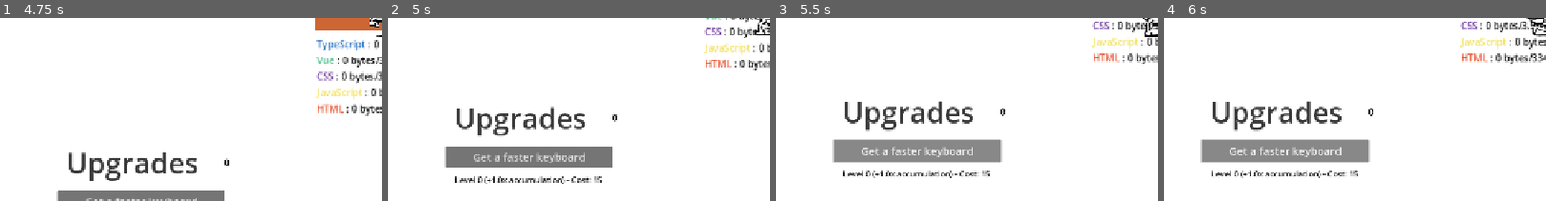
Above: before the commit, frames 1-4 (left to right).
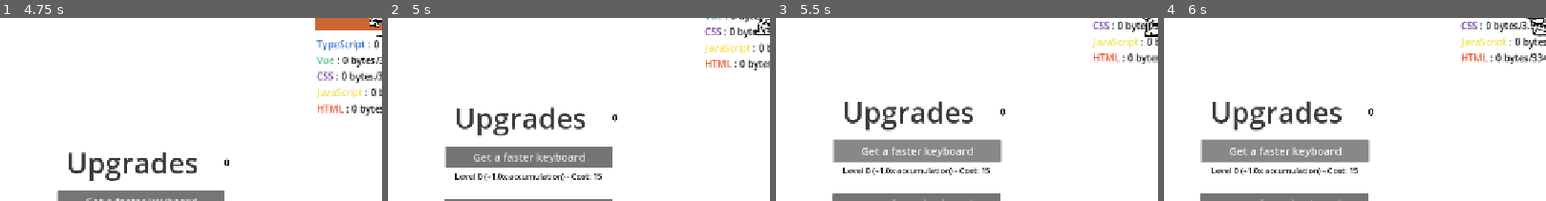
Above: after the commit, the same moments.

Repository: parsehex/git-outta-here
Game: Godot game, scene res://scenes/levels/Intro.tscn
Same seed, same stepped clock (60 frames per second), same inputs: the game is played once before the commit and once after it.
Inputs:
- Up to frame 1 (4.75 s): click "New Game" at 0.5 s; tap Enter at 1.25 s; hold E (interact) 1.28-2.03 s; hold Up (move_up) 1.28-2.78 s; tap Ctrl (attack) at 2.1 s; tap E (interact) at 2.3, 3.8, 4.55 s; hold E (interact) 2.78-3.53 s; hold Left (move_left) 2.78-4.28 s; tap Space (roll) at 3.6 s; hold Down (move_down) from 4.28 s (still down); hold Shift (run) from 4.28 s (still down)
- Up to frame 2 (5 s): keep holding Down (move_down); keep holding Shift (run)
- Up to frame 3 (5.5 s): release Down (move_down) at 5 s; release Shift (run) at 5 s; click "Get a faster keyboard" at 5 s
- Up to frame 4 (6 s): hold Right (move_right) from 5.78 s (still down); tap L at 5.85 s
The pictures show only the part of the screen within x 0-50%, y 50-100%; the shares and areas given below are measured in that part.

Frame 1 is identical in both runs. In frame 2, 1.6% of the frame differs, in the area x 14-59%, y 84-100%; in frame 3, 2.9%, in the area x 14-59%, y 81-100%; in frame 4, 2.9%.

Commit message:
add lucky hands upgrade

Diff:
--- a/scenes/levels/Outside.gd
+++ b/scenes/levels/Outside.gd
@@ -6,7 +6,8 @@
 var all_languages: Dictionary = {}
 var total_languages_needed = 0
 var total_languages_gathered = 0
-var player_in_upgrade_area = false
+var player_in_fk_upgrade_area = false
+var player_in_lf_upgrade_area = false
 
 # Scene references
 var repository_scene: PackedScene = preload("res://scenes/misc/Repository.tscn")
@@ -16,7 +17,8 @@
 @onready var repositories_container: Node2D = $Spawnpoints/Projects
 @onready var mines_container: Node2D = $Spawnpoints/LangMines
 @onready var points_label: Label = $Spawnpoints/PointsLabel
-@onready var upgrade_area: Area2D = $Spawnpoints/Upgrades/UpgradeArea
+@onready var fk_upgrade_area: Area2D = $Spawnpoints/Upgrades/FKUpgradeArea
+@onready var lf_upgrade_area: Area2D = $Spawnpoints/Upgrades/LFUpgradeArea
 
 func load_data():
 	# Load repositories data
@@ -89,13 +91,17 @@
 		load_repository_save_data(Globals.pending_repository_data)
 		Globals.pending_repository_data = null
 
-	# Connect upgrade button
+	# Connect upgrade buttons
 	$Spawnpoints/Upgrades/FasterKeyboardButton.pressed.connect(_on_faster_keyboard_button_pressed)
-
-	# Connect upgrade area
-	if upgrade_area:
-		upgrade_area.body_entered.connect(_on_upgrade_area_body_entered)
-		upgrade_area.body_exited.connect(_on_upgrade_area_body_exited)
+	$Spawnpoints/Upgrades/LuckyFingersButton.pressed.connect(_on_lucky_fingers_button_pressed)
+
+	# Connect upgrade areas
+	if fk_upgrade_area:
+		fk_upgrade_area.body_entered.connect(_on_fk_upgrade_area_body_entered)
+		fk_upgrade_area.body_exited.connect(_on_fk_upgrade_area_body_exited)
+	if lf_upgrade_area:
+		lf_upgrade_area.body_entered.connect(_on_lf_upgrade_area_body_entered)
+		lf_upgrade_area.body_exited.connect(_on_lf_upgrade_area_body_exited)
 
 	# Calculate total progress
 	_calculate_total_progress()
@@ -175,23 +181,55 @@
 		print("Not enough points or max level reached")
 	pass
 
+func _on_lucky_fingers_button_pressed():
+	var upgrade_name = "Lucky Fingers"
+	var current_level = Globals.upgrades[upgrade_name]
+	var cost = _get_upgrade_cost(upgrade_name, current_level)
+
+	if Globals.points >= cost and current_level < 25: # Max level 25
+		Globals.points -= cost
+		Globals.upgrades[upgrade_name] += 1
+		Globals.save_game()
+		_update_upgrade_info()
+		_update_points_display()
+		print("Upgraded Lucky Fingers to level " + str(Globals.upgrades[upgrade_name]) + " for " + str(cost) + " points")
+	else:
+		print("Not enough points or max level reached")
+	pass
+
 func _get_upgrade_cost(upgrade_name: String, current_level: int) -> int:
 	return int(pow(2, current_level) * 15)
 
-func _on_upgrade_area_body_entered(body):
-	if body.is_in_group("player"):
-		player_in_upgrade_area = true
-
-func _on_upgrade_area_body_exited(body):
-	if body.is_in_group("player"):
-		player_in_upgrade_area = false
+func _on_fk_upgrade_area_body_entered(body):
+	if body.is_in_group("player"):
+		player_in_fk_upgrade_area = true
+
+func _on_fk_upgrade_area_body_exited(body):
+	if body.is_in_group("player"):
+		player_in_fk_upgrade_area = false
+
+func _on_lf_upgrade_area_body_entered(body):
+	if body.is_in_group("player"):
+		player_in_lf_upgrade_area = true
+
+func _on_lf_upgrade_area_body_exited(body):
+	if body.is_in_group("player"):
+		player_in_lf_upgrade_area = false
 
 func _update_upgrade_info():
 	var level = Globals.upgrades["Faster Keyboard"]
 	var multiplier = 1.0 + (0.5 * level)
 	var cost = _get_upgrade_cost("Faster Keyboard", level)
 	var cost_text = "" if level >= 25 else " - Cost: %d" % cost
-	$Spawnpoints/Upgrades/UpgradeInfoLabel.text = "Level %d (+%.1fx accumulation)%s" % [level, multiplier, cost_text]
+	$Spawnpoints/Upgrades/FasterKeyboardInfoLabel.text = "Level %d (+%.1fx accumulation)%s" % [level, multiplier, cost_text]
+
+	# Update Lucky Fingers info
+	var lucky_level = Globals.upgrades["Lucky Fingers"]
+	var lucky_chance = lucky_level * 0.1
+	var total_chance = lucky_level * 0.1 + 0.28
+	var lucky_cost = _get_upgrade_cost("Lucky Fingers", lucky_level)
+	var lucky_cost_text = "" if lucky_level >= 25 else " - Cost: %d" % lucky_cost
+	$Spawnpoints/Upgrades/LuckyFingersInfoLabel.text = "Level %d (+%.1f - %.1f%% total chance)%s" % [lucky_level, lucky_chance * 100, total_chance * 100, lucky_cost_text]
 	pass
 
 func _update_points_display():
@@ -204,6 +242,9 @@
 	_check_upgrade_interaction()
 
 func _check_upgrade_interaction():
-	if player_in_upgrade_area and Input.is_action_just_pressed("interact"):
+	if player_in_fk_upgrade_area and Input.is_action_just_pressed("interact"):
 		$Spawnpoints/Upgrades/FasterKeyboardButton.grab_focus()
 		$Spawnpoints/Upgrades/FasterKeyboardButton.emit_signal("pressed")
+	if player_in_lf_upgrade_area and Input.is_action_just_pressed("interact"):
+		$Spawnpoints/Upgrades/LuckyFingersButton.grab_focus()
+		$Spawnpoints/Upgrades/LuckyFingersButton.emit_signal("pressed")
--- a/scenes/levels/Outside.tscn
+++ b/scenes/levels/Outside.tscn
@@ -64,21 +64,46 @@
 theme_override_font_sizes/font_size = 24
 text = "Get a faster keyboard"
 
-[node name="UpgradeInfoLabel" type="Label" parent="Spawnpoints/Upgrades"]
-offset_left = -281.33334
-offset_top = 23.333332
-offset_right = 92.66666
-offset_bottom = 63.333332
+[node name="FasterKeyboardInfoLabel" type="Label" parent="Spawnpoints/Upgrades"]
+offset_left = -280.6667
+offset_top = 14.666665
+offset_right = 93.33331
+offset_bottom = 54.666664
 theme_override_colors/font_color = Color(0.017732391, 0.017732391, 0.01773239, 1)
 theme_override_font_sizes/font_size = 18
 text = "Level 0 (+1.0x accumulation)"
 horizontal_alignment = 1
 
-[node name="UpgradeArea" type="Area2D" parent="Spawnpoints/Upgrades"]
+[node name="FKUpgradeArea" type="Area2D" parent="Spawnpoints/Upgrades"]
 
-[node name="CollisionShape2D" type="CollisionShape2D" parent="Spawnpoints/Upgrades/UpgradeArea"]
+[node name="CollisionShape2D" type="CollisionShape2D" parent="Spawnpoints/Upgrades/FKUpgradeArea"]
 position = Vector2(-93.33331, -16)
 shape = SubResource("RectangleShape2D_2t6p3")
+
+[node name="LFUpgradeArea" type="Area2D" parent="Spawnpoints/Upgrades"]
+position = Vector2(0.6666667, 118.66667)
+
+[node name="CollisionShape2D" type="CollisionShape2D" parent="Spawnpoints/Upgrades/LFUpgradeArea"]
+position = Vector2(-94.66665, -15.333333)
+shape = SubResource("RectangleShape2D_2t6p3")
+
+[node name="LuckyFingersButton" type="Button" parent="Spawnpoints/Upgrades"]
+offset_left = -280.6667
+offset_top = 78.666664
+offset_right = 93.33331
+offset_bottom = 127.666664
+theme_override_font_sizes/font_size = 24
+text = "Get a faster keyboard"
+
+[node name="LuckyFingersInfoLabel" type="Label" parent="Spawnpoints/Upgrades"]
+offset_left = -280.00003
+offset_top = 135.33336
+offset_right = 93.99997
+offset_bottom = 175.33336
+theme_override_colors/font_color = Color(0.017732391, 0.017732391, 0.01773239, 1)
+theme_override_font_sizes/font_size = 18
+text = "Level 0"
+horizontal_alignment = 1
 
 [node name="PointsLabel" type="Label" parent="Spawnpoints"]
 offset_left = -894.0
--- a/scenes/misc/Mine.gd
+++ b/scenes/misc/Mine.gd
@@ -4,7 +4,7 @@
 @export var language_color: Color = Color.WHITE
 @export var gather_rate: float = 1.0 # bytes per second when holding interact
 @export var accumulation_rate_increase_per_gather: float = 0.03 # How much the rate increases per gather
-@export var accumulation_rate_chance: float = 0.45 # Chance for accumulation rate to increase (0.0 to 1.0)
+@export var accumulation_rate_chance: float = 0.28 # Chance for accumulation rate to increase (0.0 to 1.0)
 
 signal mine_interacted(mine_node: Node)
 
@@ -73,7 +73,12 @@
 	print("Gathered " + str(bytes_gathered) + " bytes of " + language_name)
 
 	# Increase accumulation rate with a random chance
-	if randf() < accumulation_rate_chance:
+	var effective_chance = accumulation_rate_chance
+	if Globals.upgrades.has("Lucky Fingers"):
+		effective_chance += Globals.upgrades["Lucky Fingers"] * 0.7 # +7% chance per level
+	effective_chance = min(effective_chance, 0.85) # Cap at 85%
+
+	if randf() < effective_chance:
 		var increase = accumulation_rate_increase_per_gather
 		if Globals.upgrades.has("Faster Keyboard"):
 			increase *= (1.0 + (0.5 * Globals.upgrades["Faster Keyboard"]))
--- a/scenes/misc/Stats.gd
+++ b/scenes/misc/Stats.gd
@@ -78,6 +78,9 @@
 		if upgrade == "Faster Keyboard":
 			var multiplier = 1.0 + (0.5 * level)
 			text += " (+%.1fx accumulation)" % multiplier
+		elif upgrade == "Lucky Fingers":
+			var chance_increase = level * 10
+			text += " (+%d%% auto rate chance)" % chance_increase
 		text += "\n"
 	if text == "":
 		text = "[None]"
--- a/singletons/Globals.gd
+++ b/singletons/Globals.gd
@@ -54,6 +54,8 @@
 	# Define available upgrades
 	if not upgrades.has("Faster Keyboard"):
 		upgrades["Faster Keyboard"] = 0
+	if not upgrades.has("Lucky Fingers"):
+		upgrades["Lucky Fingers"] = 0
 
 	pass
 """
Not shown, changed: .roo/rules/01.md
